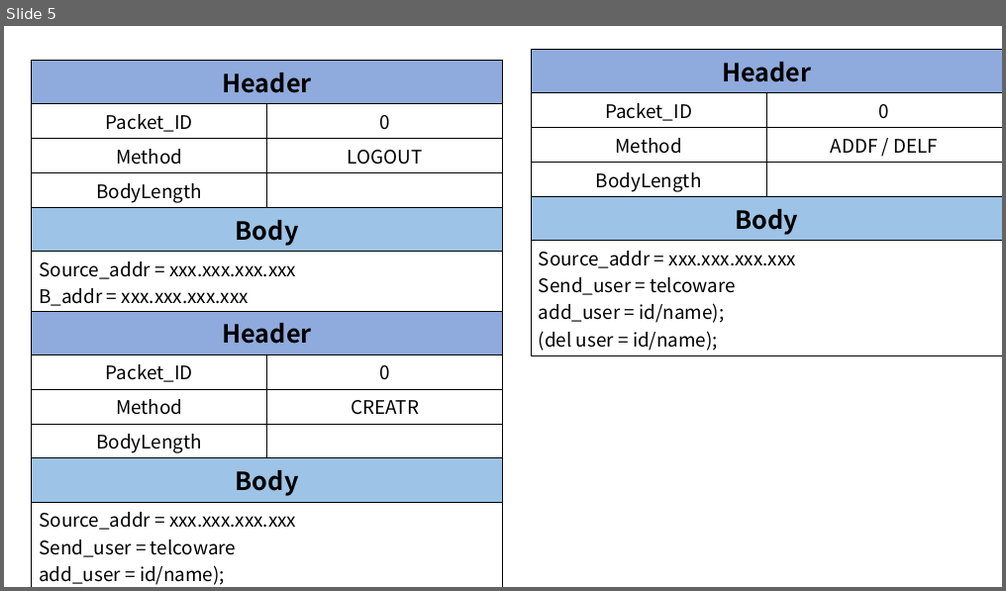
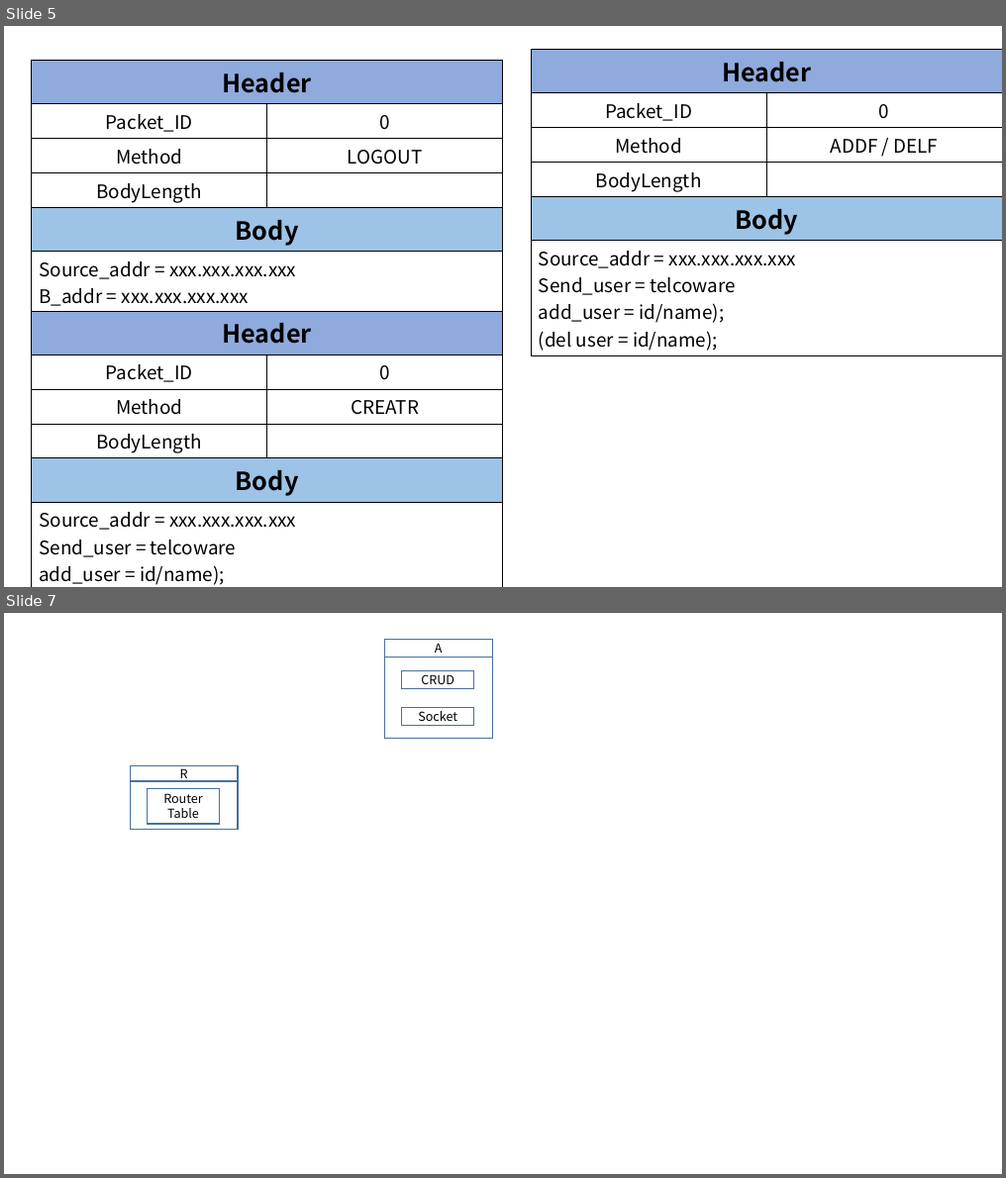
Before and after one commit to YooSeongHyun/Telcoware, a slide deck: flow.pptx. Shown one above the other, each under a label of ours: slide 5 before the commit, slides 5 and 7 after it; the slides between them are not shown. The pictures are 1006x591 and 1006x1178 pixels, drawn with LibreOffice and Linux fonts; fonts in the diff are those of the drawing. Boxes give left, top, right and bottom in pixels: in the first picture for what was removed or moved away, otherwise in the second. Text is boxed around its words. In the diff, an @@ line names an element or a change of style, - is before the commit and + after.

```diff
--- a/flow.pptx
+++ b/flow.pptx
@@ slide 7 added at (4, 613, 1002, 1174), background #FFFFFF @@
@@ group added at (384, 639, 492, 739): 4 rectangles @@
+A
+CRUD
+Socket
@@ rectangle added at (130, 765, 238, 781), outline #43739E 1 pt, 12 pt, text #000000 @@
+R
@@ rectangle added at (130, 781, 238, 830), outline #43739E 1 pt @@
@@ rectangle added at (147, 788, 220, 824), outline #43739E 1 pt, 12 pt, text #000000 @@
+Router
+Table
```
Also in this commit, not shown: 2 slides changed, 2 other files.
